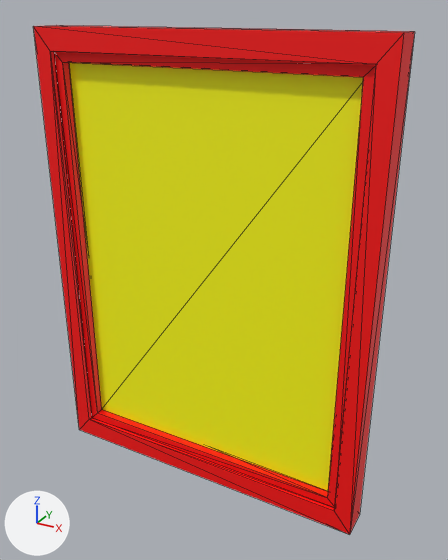
Renders of the glTF model assets/windows/window_fixed_36x48.glb from each side of a commit.
The view is the same before and after, from a 50 mm lens placed at (0.758, 0.73, 2.088), pointed at (0.045, 2.026, 1.439). Lighting does not change. The marker at lower left points along +X, +Y and +Z. Mesh edges are drawn as thin lines. Where no turn or scale is listed for an object, it has been applied to the vertices. Vertices at the same position are counted once.

The first picture shows 'window_fixed_36x48'.
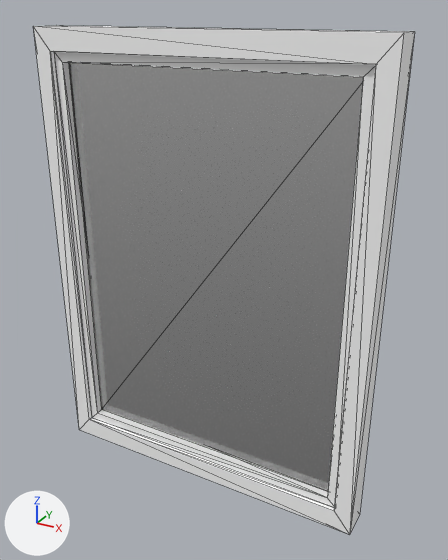
The change, as a diff of the scene's bpy script:
```diff
--- a/assets/windows/window_fixed_36x48.glb.py
+++ b/assets/windows/window_fixed_36x48.glb.py
@@ mat_frame_material @@
+mat_frame_material = principled_material('Frame_Material')
+mat_frame_material.base_color = (1.0, 1.0, 1.0)  # white #ffffff
@@ mat_glass_material @@
+mat_glass_material = principled_material('Glass_Material')
+mat_glass_material.base_color = (0.8, 0.8, 0.8)  # white #e7e7e7
+mat_glass_material.roughness = 0.1
+mat_glass_material.ior = 1.45
+mat_glass_material.transmission_weight = 1.0
@@ me_mesh_002 @@
 me_mesh_002.from_pydata(...)  # 40 vertices, 76 faces; spans x -0.457..0.457, y 1.959..2.041, z 0.826..2.045
 # used by ob_window_fixed_36x48; location = (0.0, 0.0, 0.0)
+# me_mesh_002 part 1: all 64 faces that had it switch from mat_window_primary_mat (red #ff0000) to mat_frame_material (white #ffffff)
+# me_mesh_002 part 2: all 12 faces that had it switch from mat_window_secondary_mat (yellow #ffff00) to mat_glass_material (white #e7e7e7)
```

Location of each change, (x1, y1, x2, y2) in pixels of the pictures (448 x 560 px):
part 1 of me_mesh_002, recoloured (red to white): (33, 25, 415, 534) in both
part 2 of me_mesh_002, recoloured (yellow to white): (69, 62, 363, 491) in both
